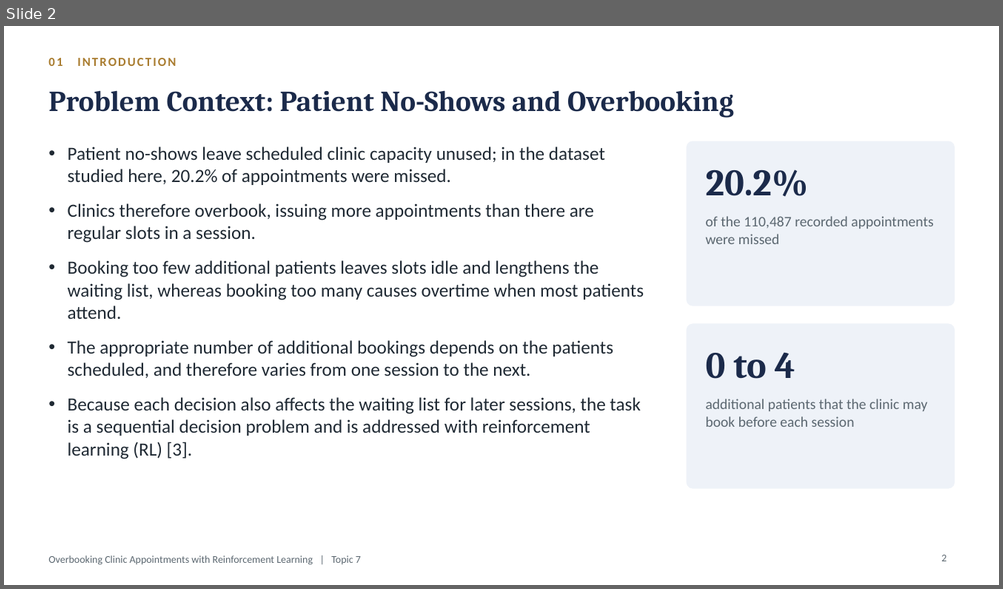
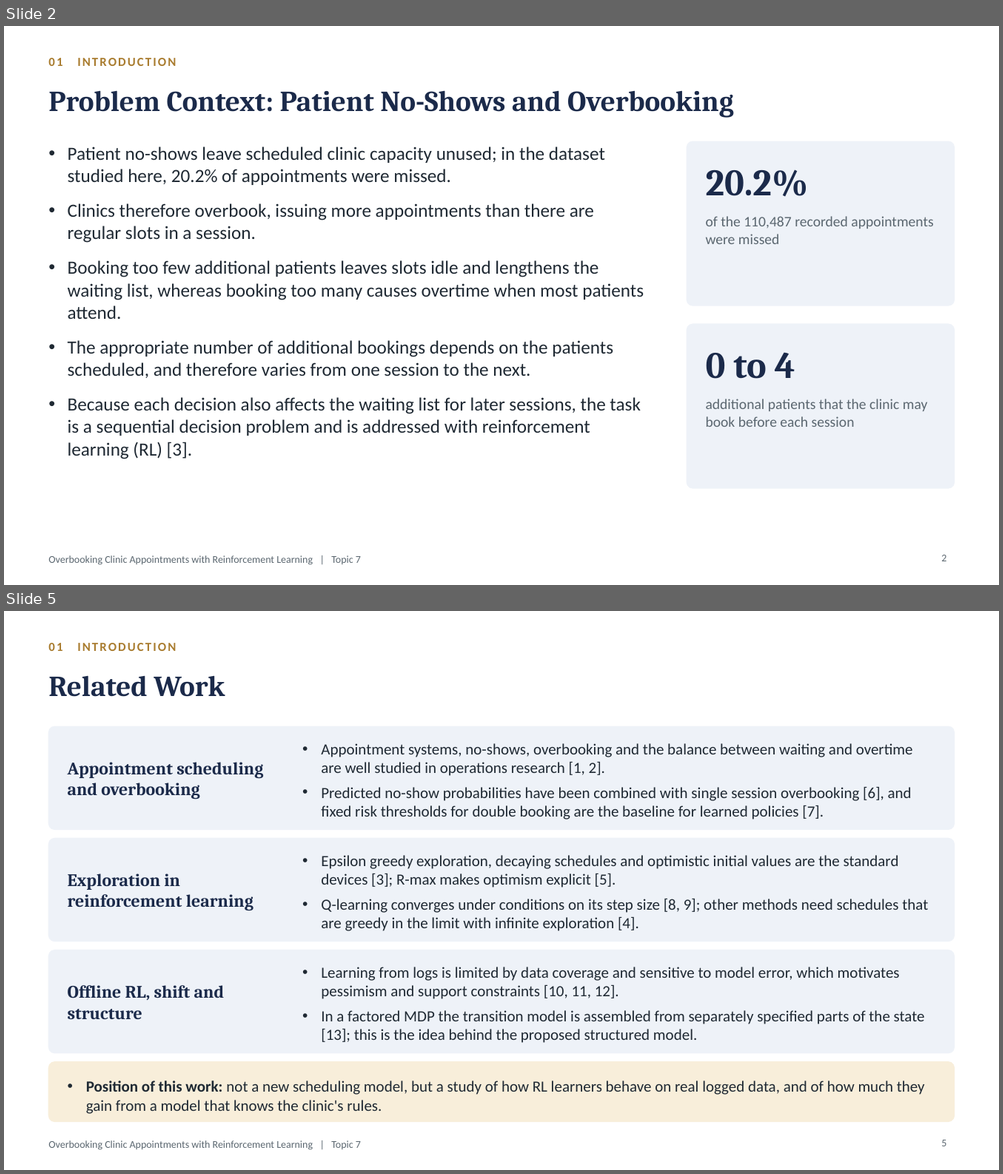
Before and after one commit to Nagasai-Datta/ml_lab, a slide deck: topic7/presentation/23BCE0757_THEORY_DA.pptx. Shown one above the other, each under a label of ours: slide 2 before the commit, slides 2 and 5 after it; the slides between them are not shown. The pictures are 1003x589 and 1003x1174 pixels, drawn with LibreOffice and Linux fonts; fonts in the diff are those of the drawing. Boxes give left, top, right and bottom in pixels: in the first picture for what was removed or moved away, otherwise in the second. Text is boxed around its words. In the diff, an @@ line names an element or a change of style, - is before the commit and + after.

Commit message:
Presentation: 21 slides, added related work, background and schedules, title 23BCE0757_THEORY_DA

```diff
--- a/topic7/presentation/23BCE0757_THEORY_DA.pptx
+++ b/topic7/presentation/23BCE0757_THEORY_DA.pptx
@@ slide 5 added at <box>4,611,999,1170</box>, background #FFFFFF; not listed: 1 template element that a slide beside it also shows @@
@@ text added at <box>48,643,176,651</box>, 12 pt, text #A97C2F, bold @@
+01 INTRODUCTION
@@ title added at <box>48,675,225,697</box>, 28 pt, text #1B2A4A, bold @@
+Related Work
@@ rounded rectangle added at <box>48,726,954,829</box>, fill #EEF2F8, outline #EEF2F8 1 pt @@
@@ text added at <box>321,743,913,820</box>, 15 pt, text #1F2933 @@
+• Appointment systems, no-shows, overbooking and the balance between waiting and overtime are well studied in operations research [1, 2].
+• Predicted no-show probabilities have been combined with single session overbooking [6], and fixed risk thresholds for double booking are the baseline for learned policies [7].
@@ text added at <box>68,762,263,800</box>, 17 pt, text #1B2A4A, bold @@
+Appointment scheduling and overbooking
@@ rounded rectangle added at <box>48,839,954,942</box>, fill #EEF2F8, outline #EEF2F8 1 pt @@
@@ text added at <box>68,874,253,911</box>, 17 pt, text #1B2A4A, bold @@
+Exploration in reinforcement learning
@@ text added at <box>321,855,928,931</box>, 15 pt, text #1F2933 @@
+• Epsilon greedy exploration, decaying schedules and optimistic initial values are the standard devices [3]; R-max makes optimism explicit [5].
+• Q-learning converges under conditions on its step size [8, 9]; other methods need schedules that are greedy in the limit with infinite exploration [4].
@@ rounded rectangle added at <box>48,951,954,1054</box>, fill #EEF2F8, outline #EEF2F8 1 pt @@
@@ text added at <box>68,985,224,1019</box>, 17 pt, text #1B2A4A, bold @@
+Offline RL, shift and structure
@@ text added at <box>321,967,925,1043</box>, 15 pt, text #1F2933 @@
+• Learning from logs is limited by data coverage and sensitive to model error, which motivates pessimism and support constraints [10, 11, 12].
+• In a factored MDP the transition model is assembled from separately specified parts of the state [13]; this is the idea behind the proposed structured model.
@@ rounded rectangle added at <box>48,1062,954,1122</box>, fill #F8EEDA, outline #F8EEDA 1 pt @@
@@ text added at <box>86,1081,925,1114</box>, 15 pt, text #1F2933 @@
+• Position of this work: not a new scheduling model, but a study of how RL learners behave on real logged data, and of how much they gain from a model that knows the clinic's rules.
@@ page number added at <box>941,1140,946,1147</box>, 10 pt, text #5B6770 @@
+5
```
Also in this commit, not shown: 14 slides changed, 3 other slides added, 1 slide removed, 5 other files.
